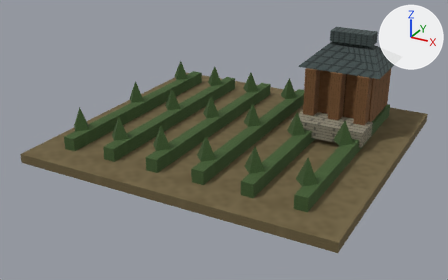
An edit to the glTF model app/src/main/assets/3d/field/domestic-FARM-3-lod0.glb, drawn before and after from the same camera.
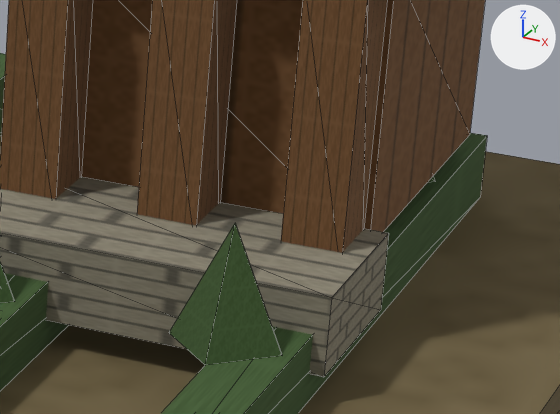
Each version is shown whole from a 50 mm camera at (0.735, -1.425, 0.704) aimed at (-0.012, -0.068, 0.026), then close up on the part from 68% to 90% of the width and 29% to 55% of the height. Lighting does not change. The marker at upper right points along +X, +Y and +Z. The last two pictures show the newer version. The close-ups show mesh edges as thin lines. Vertices at exactly the same position are counted once.
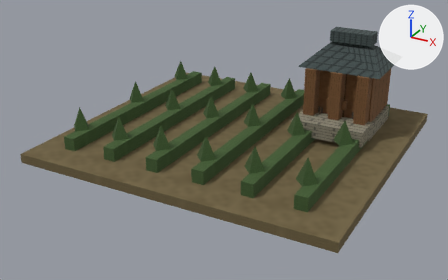
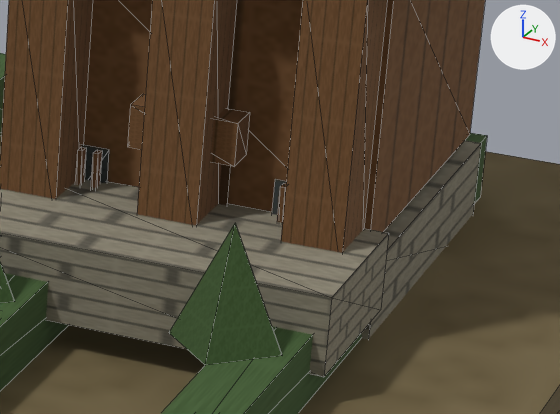
Changed parts and their boxes (x1, y1, x2, y2) in the close-ups (560 x 414 px):
part 1 of me_mesh_0, added (brown): after (362, 140, 481, 339)
part 2 of me_mesh_0, added: after (75, 147, 86, 185)
part 3 of me_mesh_0, added: after (91, 150, 102, 188)
part 4 of me_mesh_0, added: after (277, 183, 286, 223)
part 5 of me_mesh_0, added (brown): after (127, 94, 250, 166)
part 6 of me_mesh_0, added (mostly hidden): after (81, 144, 286, 215)

The change, as a list of edits to the scene's bpy script:
```text
Change me_mesh_0:
    used by ob_mesh_0; location = (0.0, 0.0, 0.0)
    verts and faces of me_mesh_0; kept vertices keep their numbers, new ones are numbered from 206
    remove me_mesh_0.from_pydata(...)  # 206 vertices, 208 faces; spans x -0.43..0.43, y -0.4..0.4, z 0.0..0.296
    add me_mesh_0.from_pydata(...)  # 282 vertices, 294 faces; spans x -0.43..0.43, y -0.4..0.4, z 0.0..0.296
    me_mesh_0 part 1: the loose piece of 8 vertices spanning x 0.15..0.33, y 0.12..0.3, z 0.07..0.21 is copied, and the copy is scaled about its middle by (1.06, 1.04, 0.393), then moved by (0.0, 0.0, -0.102); it spans x 0.145..0.335, y 0.116..0.304, z 0.01..0.065
    me_mesh_0 part 2: the loose piece of 8 vertices spanning x 0.153..0.183, y 0.085..0.12, z 0.07..0.21 is copied, and the copy is scaled about its middle by (0.084, 0.171, 0.35), then moved by (0.017, 0.009, -0.066); it spans x 0.184..0.187, y 0.108..0.114, z 0.049..0.098
    me_mesh_0 part 3: the loose piece of 8 vertices spanning x 0.141..0.339, y 0.03..0.12, z 0.04..0.08 is copied, and the copy is scaled about its middle by (0.0127, 0.0667, 1.22), then moved by (-0.046, 0.036, 0.013); it spans x 0.192..0.195, y 0.108..0.114, z 0.049..0.098
    me_mesh_0 part 4: the loose piece of 8 vertices spanning x 0.297..0.327, y 0.085..0.12, z 0.07..0.21 is copied, and the copy is scaled about its middle by (0.084, 0.171, 0.35), then moved by (-0.023, 0.009, -0.066); it spans x 0.288..0.29, y 0.108..0.114, z 0.049..0.098
    me_mesh_0 part 5: the loose piece of 8 vertices spanning x 0.225..0.255, y 0.085..0.12, z 0.07..0.21 is copied, and the copy is scaled about its middle by (1.8, 0.514, 0.157), then moved by (0.0, 0.005, -0.021); it spans x 0.213..0.267, y 0.099..0.117, z 0.108..0.13
    me_mesh_0 part 6
    add verts[206] = (0.171, 0.117, 0.049)
    add verts[207] = (0.171, 0.117, 0.098)
    add verts[208] = (0.282, 0.117, 0.049)
    add verts[209] = (0.282, 0.117, 0.098)  # pixel (275, 179)
    add for new, old in zip([*range(210, 214)], [*range(206, 210)]): verts[new] = verts[old] + (0.027, 0.0, 0.0)
    add verts[214] = (0.22, 0.117, 0.07)
    add verts[215] = (0.26, 0.117, 0.07)
    add verts[216] = (0.26, 0.117, 0.108)
    add verts[217] = (0.22, 0.117, 0.108)
    add faces += [(214, 215, 216), (214, 216, 217), (206, 210, 211), (206, 211, 207), (208, 212, 213), (208, 213, 209)]
    other edits to the shape of me_mesh_0 do not show in these pictures
```
